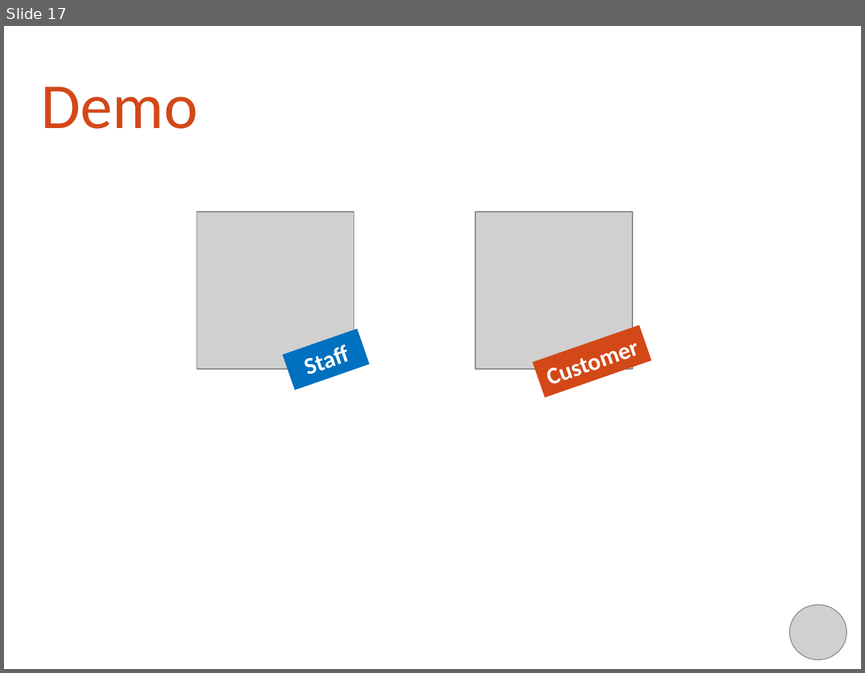
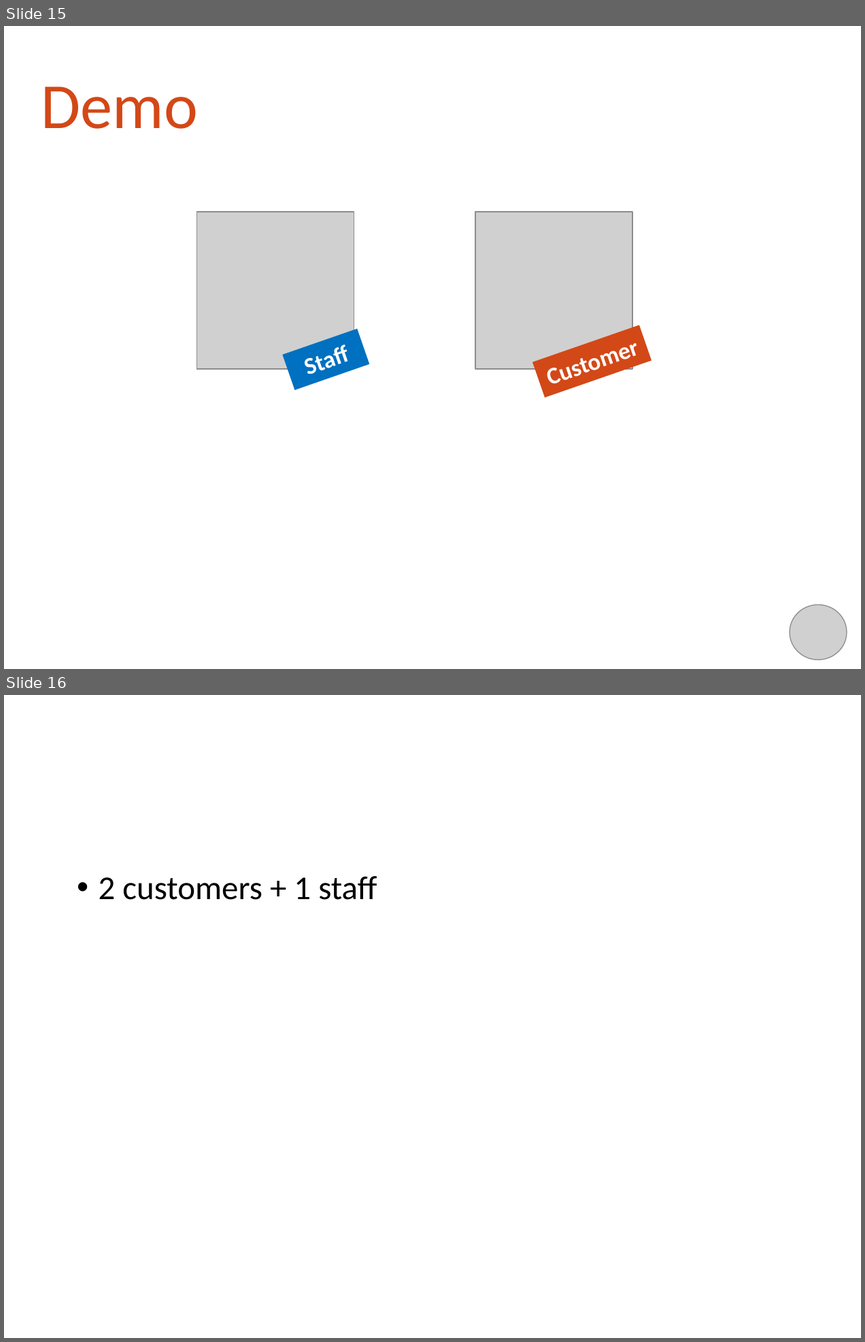
Before and after one commit to khalifandiaye/bus-reservation, a slide deck: WIP/Document/Project Report/Project-Agenda-Team04.pptx. Shown one above the other, each under a label of ours: slide 17 before the commit, slides 15 and 16 after it. The pictures are 865x673 and 865x1342 pixels, drawn with LibreOffice and Linux fonts; fonts in the diff are those of the drawing; grey boxes stand for pictures; background and template pictures are left out. Boxes give left, top, right and bottom in pixels: in the first picture for what was removed or moved away, otherwise in the second. Text is boxed around its words. In the diff, an @@ line names an element or a change of style, - is before the commit and + after.

```diff
--- a/WIP/Document/Project Report/Project-Agenda-Team04.pptx
+++ b/WIP/Document/Project Report/Project-Agenda-Team04.pptx
@@ slide 16 added at box(4, 695, 861, 1338), background #FFFFFF @@
@@ text added at box(99, 876, 377, 900), 28 pt, text #000000 @@
+• 2 customers + 1 staff
@@ what was slide 17 is now slide 15 @@
```
Also in this commit, not shown: 12 slides changed, 1 other file.
